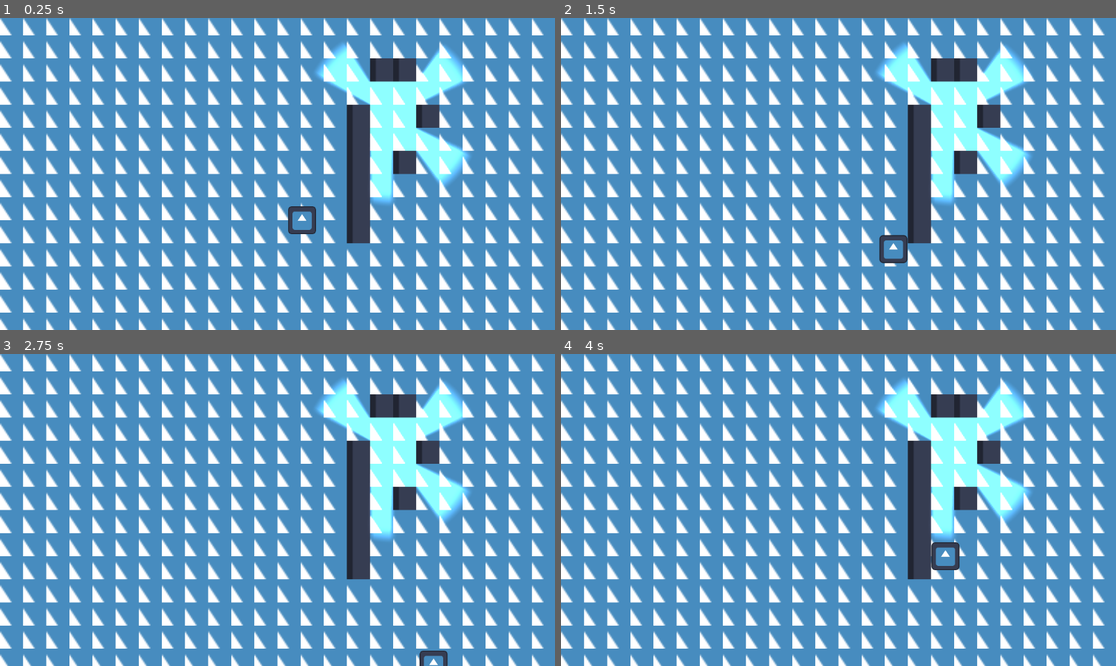
Above: before the commit, frames 1-4 (two rows, left to right).
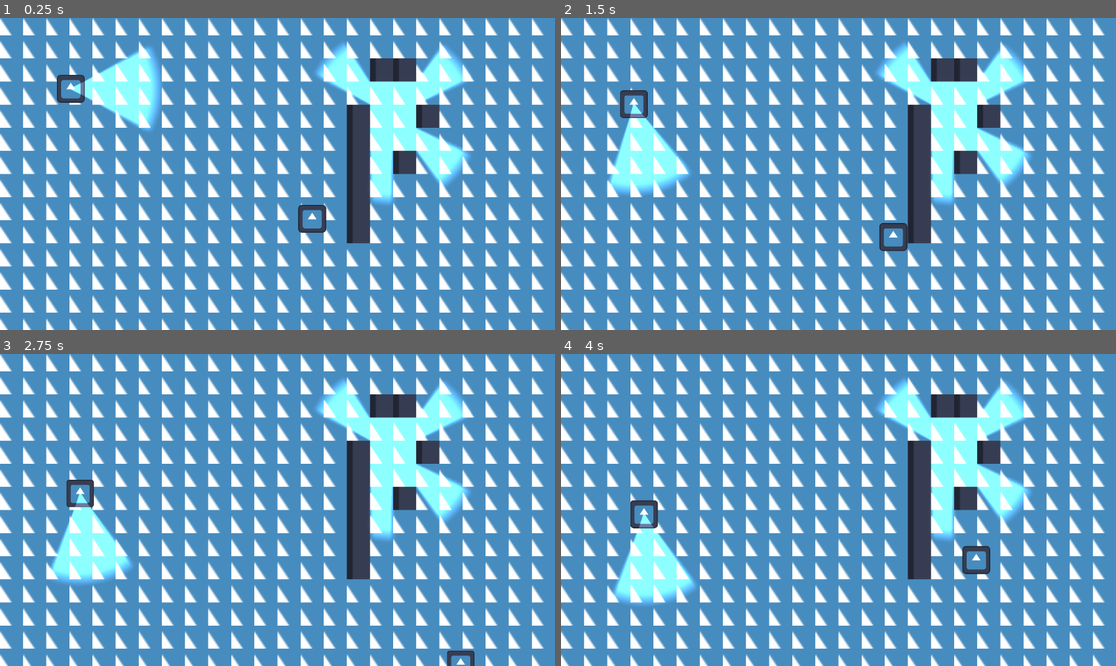
Above: after the commit, the same moments.

Repository: jGrzyb/gamejamtbd2025
Game: Godot game, scene res://scenes/walking.tscn
Same seed, same stepped clock (60 frames per second), same inputs: the game is played once before the commit and once after it. The engine's default icon, where the game draws it, is replaced by a stand-in: a white triangle on a blue panel in a dark square.
Inputs:
- Up to frame 1 (0.25 s): no input
- Up to frame 2 (1.5 s): tap Enter at 0.5 s; hold D (right) 0.53-1.28 s; hold E (attack, bound only after the commit) 0.53-1.28 s; tap Space (dash, bound only after the commit) at 0.8, 1.35 s; hold S (down) from 1.28 s (still down)
- Up to frame 3 (2.75 s): tap E (attack, bound only after the commit) at 1.55 s; release S (down) at 2.03 s; hold D (right) from 2.03 s (still down); hold E (attack, bound only after the commit) from 2.03 s (still down); tap Space (dash, bound only after the commit) at 2.3 s
- Up to frame 4 (4 s): release D (right) at 2.78 s; release E (attack, bound only after the commit) at 2.78 s; hold W (up) 2.78-3.53 s; tap Space (dash, bound only after the commit) at 2.85, 3.8 s; tap E (attack, bound only after the commit) at 3.05 s; hold A (left) from 3.53 s (still down); hold E (attack, bound only after the commit) from 3.53 s (still down)

The runs differ from the first frame. In frame 1, 2.7% of the frame differs, in the area x 10-59%, y 9-70%; in frame 2, 2.8%; in frame 3, 2.7%; in frame 4, 2.9%, in the area x 9-78%, y 46-81%.

Commit message:
enemy walk, chase, die + dash

Diff:
--- /dev/null
+++ b/nodes/enemy.tscn
@@ -0,0 +1,45 @@
+[gd_scene load_steps=5 format=3 uid="uid://brt73py0nate4"]
+
+[ext_resource type="Texture2D" uid="uid://c8dc14i54swgg" path="res://icon.svg" id="1_0vsw6"]
+[ext_resource type="Script" path="res://scripts/enemy.gd" id="1_u3ohy"]
+[ext_resource type="PackedScene" uid="uid://2ykr55kyp6qs" path="res://nodes/light/triangle_light.tscn" id="3_qvblk"]
+
+[sub_resource type="CircleShape2D" id="CircleShape2D_7efrh"]
+
+[node name="Enemy" type="CharacterBody2D" groups=["enemy"]]
+motion_mode = 1
+script = ExtResource("1_u3ohy")
+
+[node name="Sprite2D" type="Sprite2D" parent="."]
+scale = Vector2(0.15, 0.15)
+texture = ExtResource("1_0vsw6")
+
+[node name="CollisionShape2D" type="CollisionShape2D" parent="."]
+shape = SubResource("CircleShape2D_7efrh")
+
+[node name="NavigationAgent2D" type="NavigationAgent2D" parent="."]
+
+[node name="Area2D" type="Area2D" parent="."]
+
+[node name="CollisionPolygon2D" type="CollisionPolygon2D" parent="Area2D"]
+polygon = PackedVector2Array(0, 0, 56, -29, 63, -1, 56, 29)
+
+[node name="Light" parent="Area2D" instance=ExtResource("3_qvblk")]
+
+[node name="Timer_path" type="Timer" parent="."]
+one_shot = true
+autostart = true
+
+[node name="Timer_chase" type="Timer" parent="."]
+wait_time = 5.0
+one_shot = true
+
+[node name="Timer_die" type="Timer" parent="."]
+wait_time = 0.1
+one_shot = true
+
+[connection signal="body_entered" from="Area2D" to="." method="_on_area_2d_body_entered"]
+[connection signal="body_exited" from="Area2D" to="." method="_on_area_2d_body_exited"]
+[connection signal="timeout" from="Timer_path" to="." method="_on_timer_path_timeout"]
+[connection signal="timeout" from="Timer_chase" to="." method="_on_timer_chase_timeout"]
+[connection signal="timeout" from="Timer_die" to="." method="_on_timer_die_timeout"]
--- /dev/null
+++ b/nodes/light/triangle_light.tscn
@@ -0,0 +1,29 @@
+[gd_scene load_steps=5 format=3 uid="uid://2ykr55kyp6qs"]
+
+[ext_resource type="PackedScene" uid="uid://dfa4s0cyjbxyw" path="res://nodes/light/abstract_light.tscn" id="1_70etn"]
+
+[sub_resource type="Gradient" id="Gradient_7wylw"]
+interpolation_mode = 2
+offsets = PackedFloat32Array(0, 0.590909, 0.720779)
+colors = PackedColorArray(1, 1, 1, 1, 1, 1, 1, 1, 0, 0, 0, 1)
+
+[sub_resource type="GradientTexture2D" id="GradientTexture2D_2fjkx"]
+gradient = SubResource("Gradient_7wylw")
+width = 128
+height = 128
+fill = 1
+fill_from = Vector2(0.5, 0.5)
+
+[sub_resource type="OccluderPolygon2D" id="OccluderPolygon2D_uy4nm"]
+polygon = PackedVector2Array(9, -5, -2, 0, 9, 5, -1, 0)
+
+[node name="Light" instance=ExtResource("1_70etn")]
+
+[node name="PointLight2D" parent="." index="0"]
+texture = SubResource("GradientTexture2D_2fjkx")
+
+[node name="LightOccluder2D" type="LightOccluder2D" parent="." index="1"]
+occluder = SubResource("OccluderPolygon2D_uy4nm")
+
+[node name="CollisionPolygon2D" type="CollisionPolygon2D" parent="Area2D" index="0"]
+polygon = PackedVector2Array(0, 0, 56, -29, 63, -1, 56, 29)
--- a/nodes/player.tscn
+++ b/nodes/player.tscn
@@ -1,11 +1,15 @@
-[gd_scene load_steps=4 format=3 uid="uid://cw6b88h70nr4s"]
+[gd_scene load_steps=5 format=3 uid="uid://cw6b88h70nr4s"]
 
 [ext_resource type="Script" path="res://scripts/player.gd" id="1_tm02q"]
 [ext_resource type="Texture2D" uid="uid://c8dc14i54swgg" path="res://icon.svg" id="2_llabm"]
 
 [sub_resource type="CircleShape2D" id="CircleShape2D_rpgms"]
 
+[sub_resource type="CircleShape2D" id="CircleShape2D_67yjf"]
+radius = 20.0
+
 [node name="Player" type="CharacterBody2D" groups=["player"]]
+motion_mode = 1
 script = ExtResource("1_tm02q")
 
 [node name="Sprite2D" type="Sprite2D" parent="."]
@@ -14,3 +18,13 @@
 
 [node name="CollisionShape2D" type="CollisionShape2D" parent="."]
 shape = SubResource("CircleShape2D_rpgms")
+
+[node name="Timer_dash" type="Timer" parent="."]
+one_shot = true
+
+[node name="Area2D" type="Area2D" parent="."]
+
+[node name="CollisionShape2D" type="CollisionShape2D" parent="Area2D"]
+shape = SubResource("CircleShape2D_67yjf")
+
+[connection signal="timeout" from="Timer_dash" to="." method="_on_timer_dash_timeout"]
--- a/project.godot
+++ b/project.godot
@@ -19,6 +19,7 @@
 
 light=""
 player=""
+enemy=""
 
 [input]
 
@@ -46,3 +47,13 @@
 , Object(InputEventKey,"resource_local_to_scene":false,"resource_name":"","device":-1,"window_id":0,"alt_pressed":false …(186 unchanged characters)…
 ]
 }
+dash={
+"deadzone": 0.5,
+"events": [Object(InputEventKey,"resource_local_to_scene":false,"resource_name":"","device":-1,"window_id":0,"alt_pressed":false,"shift_pressed":false,"ctrl_pressed":false,"meta_pressed":false,"pressed":false,"keycode":0,"physical_keycode":32,"key_label":0,"unicode":32,"location":0,"echo":false,"script":null)
+]
+}
+attack={
+"deadzone": 0.5,
+"events": [Object(InputEventKey,"resource_local_to_scene":false,"resource_name":"","device":-1,"window_id":0,"alt_pressed":false,"shift_pressed":false,"ctrl_pressed":false,"meta_pressed":false,"pressed":false,"keycode":0,"physical_keycode":69,"key_label":0,"unicode":101,"location":0,"echo":false,"script":null)
+]
+}
--- a/scenes/walking.tscn
+++ b/scenes/walking.tscn
@@ -1,17 +1,48 @@
-[gd_scene load_steps=10 format=4 uid="uid://cuc8gl5hbcitd"]
+[gd_scene load_steps=16 format=4 uid="uid://cuc8gl5hbcitd"]
 
 [ext_resource type="PackedScene" uid="uid://cw6b88h70nr4s" path="res://nodes/player.tscn" id="1_1ckq3"]
 [ext_resource type="Texture2D" uid="uid://c8dc14i54swgg" path="res://icon.svg" id="1_hm815"]
 [ext_resource type="PackedScene" uid="uid://ck213n0do3giy" path="res://nodes/light/circle_light.tscn" id="3_7dydp"]
+[ext_resource type="PackedScene" uid="uid://brt73py0nate4" path="res://nodes/enemy.tscn" id="4_enx7h"]
+
+[sub_resource type="NavigationPolygon" id="NavigationPolygon_vj728"]
+vertices = PackedVector2Array(128, -16, 128, -64, 185, -107.031, 185, 106, 112, -64, 112, -96, -203.797, -107.961, 48, -96, -201.188, 106, 32, -64, 48, -64, 32, 64, 80, 64, 80, 16, 112, 16, 112, -16)
+polygons = Array[PackedInt32Array]([PackedInt32Array(0, 1, 2, 3), PackedInt32Array(1, 4, 5, 2), PackedInt32Array(6, 2, 5, 7), PackedInt32Array(8, 6, 7, 9), PackedInt32Array(7, 10, 9), PackedInt32Array(8, 9, 11), PackedInt32Array(3, 8, 11, 12), PackedInt32Array(12, 13, 14, 3), PackedInt32Array(0, 3, 14, 15)])
+outlines = Array[PackedVector2Array]([PackedVector2Array(-220, -124, -217, 122, 201, 122, 201, -123)])
+agent_radius = 16.0
+
+[sub_resource type="NavigationPolygon" id="NavigationPolygon_ukiqr"]
+vertices = PackedVector2Array(8, 8, -8, 8, -8, -8, 8, -8)
+polygons = Array[PackedInt32Array]([PackedInt32Array(0, 1, 2, 3)])
+outlines = Array[PackedVector2Array]([PackedVector2Array(-8, -8, 8, -8, 8, 8, -8, 8)])
+agent_radius = 0.0
 
 [sub_resource type="OccluderPolygon2D" id="OccluderPolygon2D_k7bsm"]
 polygon = PackedVector2Array(-8, -8, 8, -8, 8, 8, -8, 8)
 
+[sub_resource type="NavigationPolygon" id="NavigationPolygon_4dmi7"]
+vertices = PackedVector2Array(8, 8, -8, 8, -8, -8, 8, -8)
+polygons = Array[PackedInt32Array]([PackedInt32Array(0, 1, 2, 3)])
+outlines = Array[PackedVector2Array]([PackedVector2Array(-8, -8, 8, -8, 8, 8, -8, 8)])
+agent_radius = 0.0
+
 [sub_resource type="OccluderPolygon2D" id="OccluderPolygon2D_s546m"]
 polygon = PackedVector2Array(-8, -8, 8, -8, 8, 8, -8, 8)
 
+[sub_resource type="NavigationPolygon" id="NavigationPolygon_dkry3"]
+vertices = PackedVector2Array(8, 8, -8, 8, -8, -8, 8, -8)
+polygons = Array[PackedInt32Array]([PackedInt32Array(0, 1, 2, 3)])
+outlines = Array[PackedVector2Array]([PackedVector2Array(-8, -8, 8, -8, 8, 8, -8, 8)])
+agent_radius = 0.0
+
 [sub_resource type="OccluderPolygon2D" id="OccluderPolygon2D_5x2lt"]
 polygon = PackedVector2Array(-8, -8, 8, -8, 8, 8, -8, 8)
+
+[sub_resource type="NavigationPolygon" id="NavigationPolygon_jrdsd"]
+vertices = PackedVector2Array(8, 8, -8, 8, -8, -8, 8, -8)
+polygons = Array[PackedInt32Array]([PackedInt32Array(0, 1, 2, 3)])
+outlines = Array[PackedVector2Array]([PackedVector2Array(-8, -8, 8, -8, 8, 8, -8, 8)])
+agent_radius = 0.0
 
 [sub_resource type="OccluderPolygon2D" id="OccluderPolygon2D_w1nv8"]
 polygon = PackedVector2Array(-8, -8, 8, -8, 8, 8, -8, 8)
@@ -22,36 +53,48 @@
 6:0/0 = 0
 6:0/0/occlusion_layer_0/polygon = SubResource("OccluderPolygon2D_5x2lt")
 6:0/0/physics_layer_0/polygon_0/points = PackedVector2Array(-8, -8, 8, -8, 8, 8, -8, 8)
+6:0/0/navigation_layer_0/polygon = SubResource("NavigationPolygon_dkry3")
 7:0/0 = 0
 7:0/0/occlusion_layer_0/polygon = SubResource("OccluderPolygon2D_5x2lt")
 7:0/0/physics_layer_0/polygon_0/points = PackedVector2Array(-8, -8, 8, -8, 8, 8, -8, 8)
+7:0/0/navigation_layer_0/polygon = SubResource("NavigationPolygon_dkry3")
 7:1/0 = 0
 7:1/0/occlusion_layer_0/polygon = SubResource("OccluderPolygon2D_5x2lt")
 7:1/0/physics_layer_0/polygon_0/points = PackedVector2Array(-8, -8, 8, -8, 8, 8, -8, 8)
+7:1/0/navigation_layer_0/polygon = SubResource("NavigationPolygon_dkry3")
 7:7/0 = 0
 7:7/0/occlusion_layer_0/polygon = SubResource("OccluderPolygon2D_w1nv8")
 7:7/0/physics_layer_0/polygon_0/points = PackedVector2Array(-8, -8, 8, -8, 8, 8, -8, 8)
+7:7/0/navigation_layer_0/polygon = SubResource("NavigationPolygon_jrdsd")
 0:6/0 = 0
 0:6/0/occlusion_layer_0/polygon = SubResource("OccluderPolygon2D_s546m")
 0:6/0/physics_layer_0/polygon_0/points = PackedVector2Array(-8, -8, 8, -8, 8, 8, -8, 8)
+0:6/0/navigation_layer_0/polygon = SubResource("NavigationPolygon_4dmi7")
 0:7/0 = 0
 0:7/0/occlusion_layer_0/polygon = SubResource("OccluderPolygon2D_s546m")
 0:7/0/physics_layer_0/polygon_0/points = PackedVector2Array(-8, -8, 8, -8, 8, 8, -8, 8)
+0:7/0/navigation_layer_0/polygon = SubResource("NavigationPolygon_4dmi7")
 1:7/0 = 0
 1:7/0/occlusion_layer_0/polygon = SubResource("OccluderPolygon2D_s546m")
 1:7/0/physics_layer_0/polygon_0/points = PackedVector2Array(-8, -8, 8, -8, 8, 8, -8, 8)
+1:7/0/navigation_layer_0/polygon = SubResource("NavigationPolygon_4dmi7")
 0:0/0 = 0
 0:0/0/occlusion_layer_0/polygon = SubResource("OccluderPolygon2D_k7bsm")
 0:0/0/physics_layer_0/polygon_0/points = PackedVector2Array(-8, -8, 8, -8, 8, 8, -8, 8)
+0:0/0/navigation_layer_0/polygon = SubResource("NavigationPolygon_ukiqr")
 
 [sub_resource type="TileSet" id="TileSet_opxan"]
 occlusion_layer_0/light_mask = 1
 physics_layer_0/collision_layer = 1
+navigation_layer_0/layers = 1
 sources/0 = SubResource("TileSetAtlasSource_peu2j")
 
 [node name="Walking" type="Node2D"]
 
-[node name="TileMapLayer" type="TileMapLayer" parent="."]
+[node name="NavigationRegion2D" type="NavigationRegion2D" parent="."]
+navigation_polygon = SubResource("NavigationPolygon_vj728")
+
+[node name="TileMapLayer" type="TileMapLayer" parent="NavigationRegion2D"]
 tile_map_data = PackedByteArray("AADy//j/AAAEAAIAAADy//n/AAAEAAIAAADy//r/AAAEAAIAAADy//v/AAAEAAIAAADy//z/AAAEAAIAAADy// …(6832 unchanged characters)…
 tile_set = SubResource("TileSet_opxan")
 
@@ -59,7 +102,11 @@
 zoom = Vector2(3, 3)
 
 [node name="Player" parent="." instance=ExtResource("1_1ckq3")]
-position = Vector2(17, 32)
+unique_name_in_owner = true
+position = Vector2(24, 31)
 
 [node name="Light" parent="." instance=ExtResource("3_7dydp")]
 position = Vector2(79, -40)
+
+[node name="Enemy" parent="." instance=ExtResource("4_enx7h")]
+position = Vector2(-143, -59)
--- /dev/null
+++ b/scripts/enemy.gd
@@ -0,0 +1,62 @@
+extends CharacterBody2D
+
+class_name Enemy
+
+var walk_speed := 30
+var chase_speed := 60
+var is_chasing := false
+
+@onready var navigation_agent_2d: NavigationAgent2D = $NavigationAgent2D
+@onready var player: Node2D = %Player
+@onready var timer_path: Timer = $Timer_path
+@onready var area_2d: Area2D = $Area2D
+@onready var timer_chase: Timer = $Timer_chase
+@onready var timer_die: Timer = $Timer_die
+
+
+func _physics_process(delta: float) -> void:
+	var speed = walk_speed
+	if is_chasing:
+		navigation_agent_2d.target_position = player.position
+		speed = chase_speed
+
+	var direction = (navigation_agent_2d.get_next_path_position() - global_position).normalized()
+	if navigation_agent_2d.is_navigation_finished():
+		velocity = velocity.lerp(Vector2.ZERO, 0.1)
+	else:
+		velocity = velocity.lerp(direction * speed, 0.1)
+
+	area_2d.rotation = lerp_angle(area_2d.rotation, direction.angle(), 0.1)
+	move_and_slide()
+
+
+func _on_timer_path_timeout() -> void:
+	var map := get_world_2d().navigation_map
+	navigation_agent_2d.target_position = NavigationServer2D.map_get_random_point(map, 1, true)
+	timer_path.wait_time = randf_range(3, 6)
+	timer_path.start()
+
+
+func _on_area_2d_body_entered(body: Node2D) -> void:
+	if body is Player:
+		timer_chase.stop()
+		is_chasing = true
+
+
+func _on_area_2d_body_exited(body: Node2D) -> void:
+	if body is Player:
+		timer_chase.start()
+
+
+func _on_timer_chase_timeout() -> void:
+	is_chasing = false
+	var map := get_world_2d().navigation_map
+	navigation_agent_2d.target_position = NavigationServer2D.map_get_random_point(map, 1, true)
+
+
+func start_dying():
+	timer_die.start()
+
+
+func _on_timer_die_timeout() -> void:
+	queue_free()
--- a/scripts/player.gd
+++ b/scripts/player.gd
@@ -2,15 +2,40 @@
 
 class_name Player
 
+@onready var timer_dash: Timer = $Timer_dash
+@onready var area_2d: Area2D = $Area2D
+
 @export var speed := 100
 @export var life := 1000
+@export var dash_speed := 300
+
+var last_direction := Vector2(0, 1)
+var can_dash := true
 
 
 func _physics_process(delta: float) -> void:
-	velocity = Input.get_vector("left", "right", "up", "down") * speed
+	var direction = Input.get_vector("left", "right", "up", "down")
+	velocity = velocity.lerp(direction * speed, 0.1)
+	if direction != Vector2.ZERO:
+		last_direction = direction
 	move_and_slide()
 
 
 func hit(damage_per_frame: float):
 	life -= damage_per_frame
 	print(life)
+
+
+func _input(event: InputEvent) -> void:
+	if event.is_action_pressed("dash") and can_dash:
+		can_dash = false
+		velocity = last_direction * dash_speed
+		timer_dash.start()
+	elif event.is_action_pressed("attack"):
+		var enemies = area_2d.get_overlapping_bodies().filter(func(x): return x is Enemy)
+		for e in enemies:
+			(e as Enemy).start_dying()
+
+
+func _on_timer_dash_timeout() -> void:
+	can_dash = true
